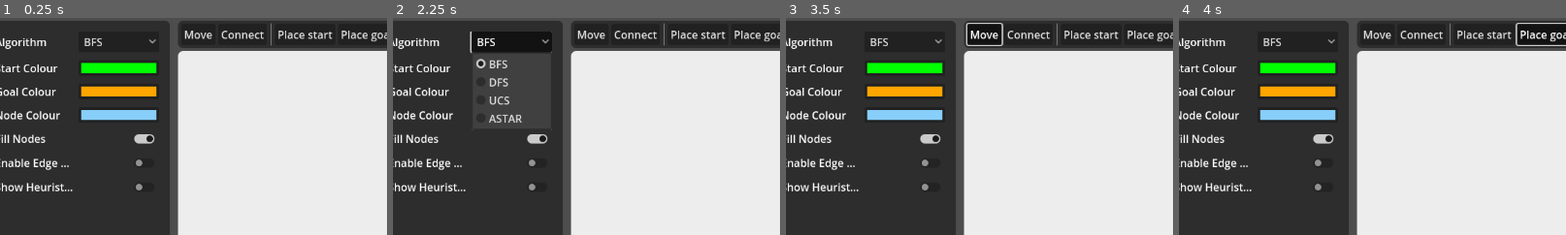
Above: before the commit, frames 1-4 (left to right).
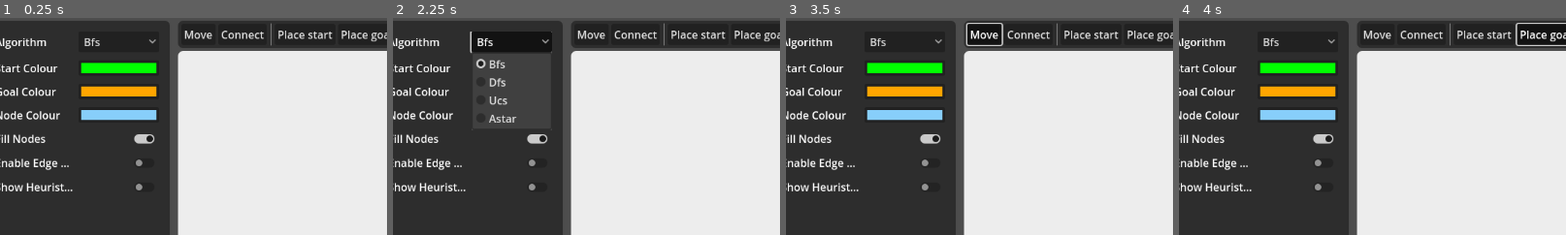
Above: after the commit, the same moments.

Repository: MattBann/Search-Tree-Traversal
Game: Godot game, scene res://scenes/main.tscn
Same seed, same stepped clock (60 frames per second), same inputs: the game is played once before the commit and once after it.
Inputs:
- Up to frame 1 (0.25 s): no input
- Up to frame 2 (2.25 s): click "Place start" at 0.5 s; click "Place start" at 1.25 s; click "BFS" (after the commit: "Bfs") at 2 s
- Up to frame 3 (3.5 s): click "Move" at 2.75 s
- Up to frame 4 (4 s): click "Place goals" at 3.5 s
The pictures show only the part of the screen within x 2-52%, y 0-50%; the shares and areas given below are measured in that part.

The runs differ from the first frame. In frame 1, less than 0.1% of the frame differs, in the area x 23-27%, y 9-13%; in frame 2, 0.4%, in the area x 23-34%, y 9-49%; in frame 3, less than 0.1%; in frame 4, less than 0.1%.

Commit message:
Add new spinner option type

Diff:
--- a/scenes/option.tscn
+++ b/scenes/option.tscn
@@ -35,7 +35,14 @@
 layout_mode = 2
 size_flags_horizontal = 3
 
+[node name="SpinBox" type="SpinBox" parent="HBoxContainer"]
+layout_mode = 2
+size_flags_horizontal = 3
+suffix = "%"
+select_all_on_focus = true
+
 [connection signal="item_selected" from="HBoxContainer/OptionList" to="." method="_on_option_list_item_selected"]
 [connection signal="color_changed" from="HBoxContainer/ColorPicker" to="." method="_on_color_picker_color_changed"]
 [connection signal="toggled" from="HBoxContainer/Switch" to="." method="_on_switch_toggled"]
 [connection signal="text_changed" from="HBoxContainer/Text" to="." method="_on_text_text_changed"]
+[connection signal="value_changed" from="HBoxContainer/SpinBox" to="." method="_on_spin_box_value_changed"]
--- a/scripts/resources/setup_data.gd
+++ b/scripts/resources/setup_data.gd
@@ -14,6 +14,7 @@
 	COLOUR_PICK,
 	SWITCH,
 	TEXT,
+	SPIN,
 	LABEL
 }
 
--- a/scripts/views/option.gd
+++ b/scripts/views/option.gd
@@ -22,6 +22,7 @@
 @onready var colour_pick : ColorPickerButton = get_node("HBoxContainer/ColorPicker")
 @onready var switch : CheckButton = get_node("HBoxContainer/Switch")
 @onready var text : TextEdit = get_node("HBoxContainer/Text")
+@onready var spin_box : SpinBox = get_node("HBoxContainer/SpinBox")
 
 
 # Static helper function to create a new instance of this scene
@@ -60,6 +61,9 @@
 		(SetupData.OptionType.TEXT):
 			text.show()
 			text.text = option.get("value", "")
+		(SetupData.OptionType.SPIN):
+			spin_box.show()
+			spin_box.value = option.get("value", 100)
 	return new_type
 
 
@@ -69,6 +73,7 @@
 	colour_pick.hide()
 	switch.hide()
 	text.hide()
+	spin_box.hide()
 
 
 # Set the array of options for the OPTION_LIST
@@ -76,7 +81,7 @@
 	option_list.clear()
 	for i in range(len(new_options)):
 		if new_options[i] is String:
-			option_list.add_item(new_options[i], i)
+			option_list.add_item(new_options[i].capitalize(), i)
 		else:
 			option_list.add_item("", i)
 
@@ -100,3 +105,9 @@
 
 func _on_text_text_changed() -> void:
 	option["value"] = text.text
+	Controller.register_graph_change()
+
+
+func _on_spin_box_value_changed(value: float) -> void:
+	option["value"] = value
+	Controller.register_graph_change()
Not shown: 1 places in scenes/option.tscn that only renumber resources
